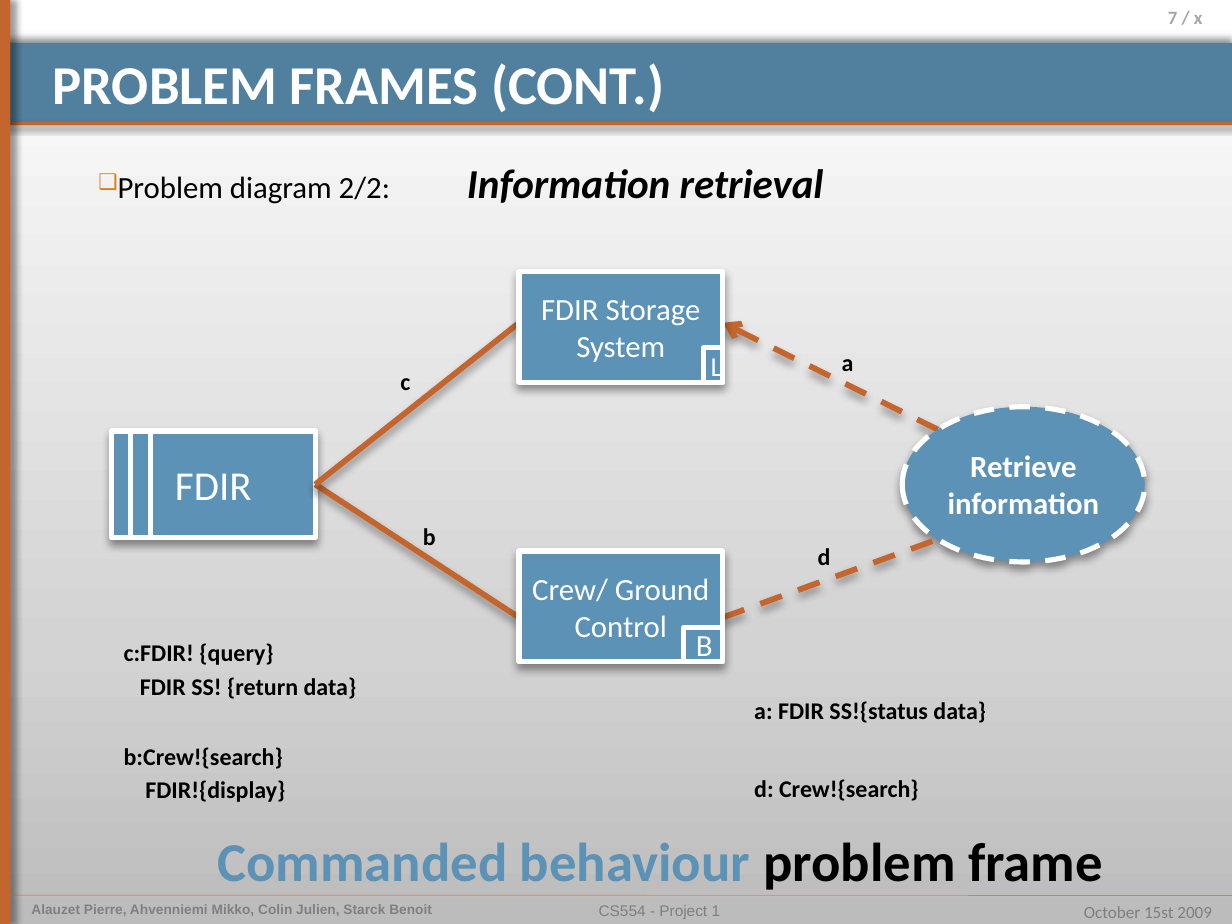
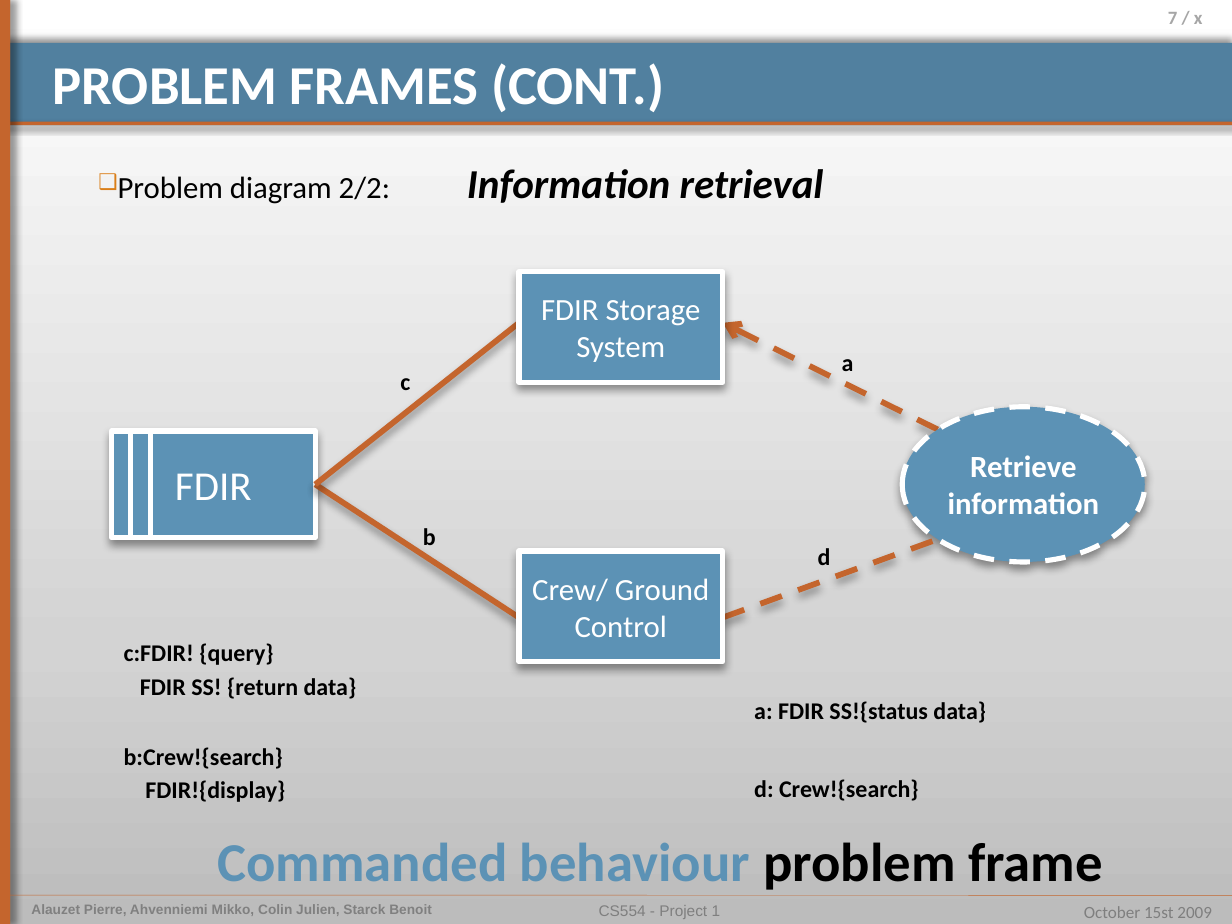
Before and after one commit to pierrealauzet/euroteam, a slide deck: slide 7 of Project 1/Part Final/CS554_EuroTeam_Project1.pptx. Drawn at 1232x924 pixels with LibreOffice and Linux fonts; fonts in the diff are those of the drawing. Boxes give left, top, right and bottom in pixels: in the first picture for what was removed or moved away, otherwise in the second. Text is boxed around its words. In the diff, an @@ line names an element or a change of style, - is before the commit and + after.

```diff
--- a/Project 1/Part Final/CS554_EuroTeam_Project1.pptx
+++ b/Project 1/Part Final/CS554_EuroTeam_Project1.pptx
@@ rectangle removed at (703,347,723,382) @@
-L
@@ rectangle removed at (684,627,722,662) @@
-B
```
Also in this commit, not shown: 6 other slides changed, 1 other file.
